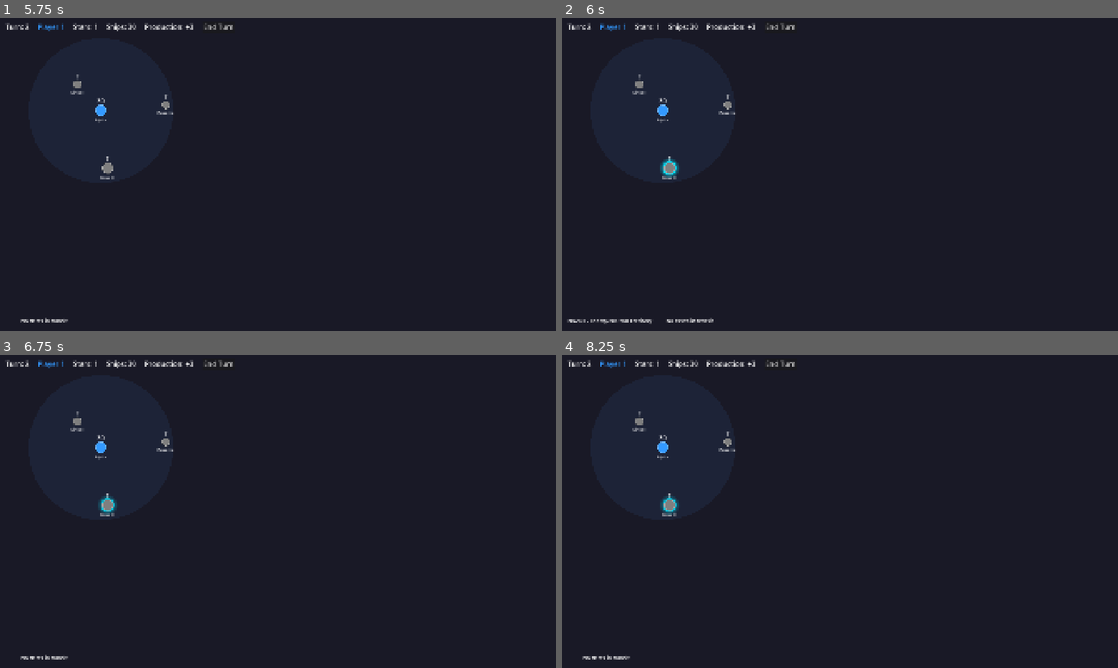
Above: before the commit, frames 1-4 (two rows, left to right).
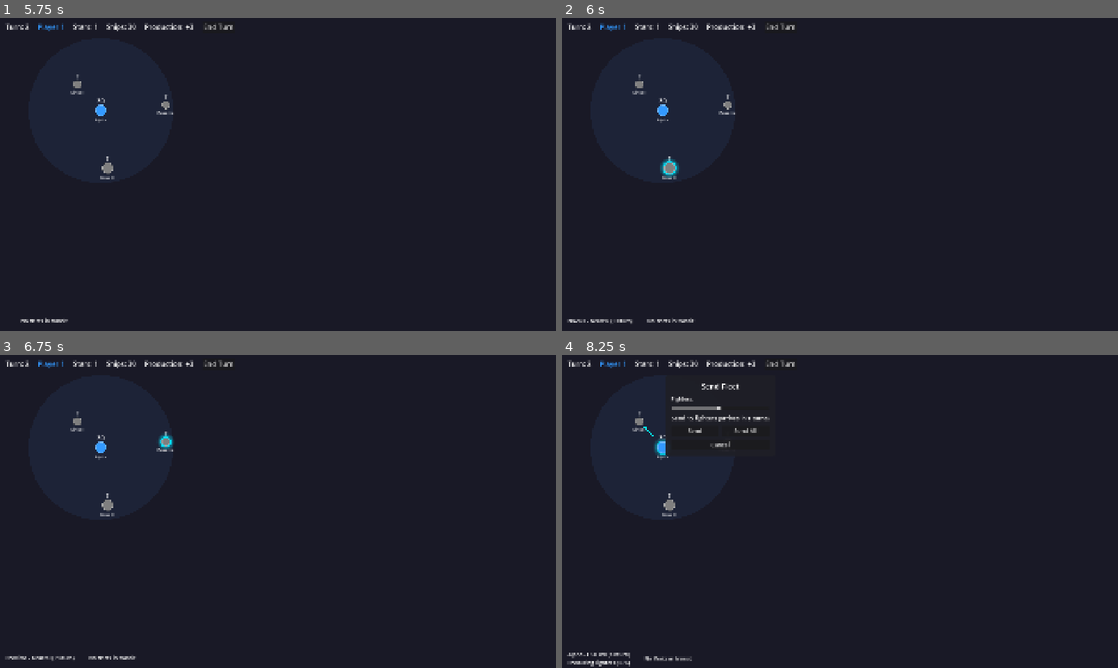
Above: after the commit, the same moments.

Repository: chrbayer/wrs
Game: Godot game, scene res://scenes/main.tscn
Two runs of this game, one before a commit and one after it. Both use one fixed random seed, a clock stepped at 60 frames per second and the inputs below.
Inputs (mouse positions are in pixels of both pictures, inside the frame that each line leads up to):
- Up to frame 1 (5.75 s): click "Start Game" at 0.5 s; click "Continue" at 1.25 s; click "End Turn" at 2 s; click "Continue" at 2.75 s; click "End Turn" at 3.5 s; click "End Turn" at 4.25 s; click "Continue" at 5 s
- Up to frame 2 (6 s): tap Enter at 5.75 s; move the mouse to (667, 168) at 5.77 s; click (667, 168) at 5.92 s
- Up to frame 3 (6.75 s): tap Space at 6.5 s; move the mouse to (166, 442) at 6.52 s; click (166, 442) at 6.67 s
- Up to frame 4 (8.25 s): tap Enter at 7.25 s; move the mouse to (662, 448) at 7.27 s; click (662, 448) at 7.42 s; tap Space at 8 s; move the mouse to (639, 420) at 8.02 s; click (639, 420) at 8.17 s

Frame 1 is identical in both runs. In frame 2, 0.2% of the frame differs, in the area x 5-28%, y 95-98%; in frame 3, 0.4%; in frame 4, 1.1%, in the area x 0-38%, y 9-100%.

Commit message:
Improve UX: double-click, ESC, dynamic panels, combat intel memory
- Action panel requires double-click (single click selects only) (UI-20a)
- ESC closes topmost dialog (UI-29)
- Send/report panels resize dynamically to fit content
- Non-owned systems show production rate when selected
- Combat intel (ship/battery counts) remembered and shown in parentheses
  on non-owned systems after combat (FUT-16a, UI-24a)
- Combat reports show battery status before/after (C-13a)
- Update FUT evaluation doc: fix Max Batteries 3→5, mark open items
  as resolved, add combat intel section

Co-Authored-By: Claude Opus 4.6 <noreply@anthropic.com>

Diff:
--- a/scenes/main.tscn
+++ b/scenes/main.tscn
@@ -80,7 +80,7 @@
 
 [node name="SendPanel" type="Panel" parent="HUD"]
 visible = false
-custom_minimum_size = Vector2(340, 320)
+custom_minimum_size = Vector2(380, 200)
 theme_override_styles/panel = SubResource("StyleBoxFlat_dialog")
 
 [node name="VBox" type="VBoxContainer" parent="HUD/SendPanel"]
@@ -256,7 +256,7 @@
 
 [node name="CombatReportScreen" type="Panel" parent="HUD"]
 visible = false
-custom_minimum_size = Vector2(500, 520)
+custom_minimum_size = Vector2(450, 300)
 theme_override_styles/panel = SubResource("StyleBoxFlat_dialog")
 
 [node name="VBox" type="VBoxContainer" parent="HUD/CombatReportScreen"]
--- a/scripts/main.gd
+++ b/scripts/main.gd
@@ -93,7 +93,7 @@
 var current_report_index: int = 0
 var combat_report_system: StarSystem = null
 
-# Fog of war memory (player_id -> {system_id -> {owner_id, fighter_count, has_batteries}})
+# Fog of war memory (player_id -> {system_id -> {owner_id, fighter_count, bomber_count, battery_count, has_batteries}})
 var system_memory: Dictionary = {}
 
 # Cached visibility overlay texture
@@ -259,6 +259,7 @@
 
 		# Connect signals
 		system.system_clicked.connect(_on_system_clicked)
+		system.system_double_clicked.connect(_on_system_double_clicked)
 		system.system_hover_started.connect(_on_system_hover_started)
 		system.system_hover_ended.connect(_on_system_hover_ended)
 
@@ -298,14 +299,26 @@
 			system.update_visuals()
 			if system.owner_id == current_player:
 				system.show_fighter_count()
+				system_memory[current_player][system.system_id] = {
+					"owner_id": system.owner_id,
+					"fighter_count": system.fighter_count,
+					"bomber_count": system.bomber_count,
+					"battery_count": system.battery_count,
+					"has_batteries": system.battery_count > 0
+				}
 			else:
-				system.show_hidden_info()
-			# Update memory for this system
-			system_memory[current_player][system.system_id] = {
-				"owner_id": system.owner_id,
-				"fighter_count": system.fighter_count if system.owner_id == current_player else "?",
-				"has_batteries": system.battery_count > 0
-			}
+				# Preserve known ship/battery counts from combat intel
+				var existing = system_memory[current_player].get(system.system_id, {})
+				var owner_changed = existing.get("owner_id", -2) != system.owner_id
+				system_memory[current_player][system.system_id] = {
+					"owner_id": system.owner_id,
+					"fighter_count": "?" if owner_changed else existing.get("fighter_count", "?"),
+					"bomber_count": 0 if owner_changed else existing.get("bomber_count", 0),
+					"battery_count": -1 if owner_changed else existing.get("battery_count", -1),
+					"has_batteries": system.battery_count > 0
+				}
+				var mem = system_memory[current_player][system.system_id]
+				system.show_hidden_info(mem)
 		else:
 			# Check if we have memory of this system
 			var player_memory = system_memory[current_player]
@@ -420,13 +433,14 @@
 	if game_ended or transition_screen.visible or combat_report_screen.visible:
 		return
 
-	# If we have a source selected and click a different system, that's the target
+	# If we have an owned source selected and click a different system, send fleet
 	if selected_system and selected_system != system:
 		if selected_system.owner_id == current_player and selected_system.get_total_ships() > 0:
 			_start_send_fleet(selected_system, system)
-		return
-
-	# Toggle selection
+			return
+		# Non-owned system selected: fall through to select new system
+
+	# Toggle selection on same system
 	if selected_system == system:
 		system.set_selected(false)
 		selected_system = null
@@ -434,19 +448,71 @@
 		action_panel.visible = false
 		show_fleet_arrow = false
 		queue_redraw()
+		system_info_label.text = ""
+		return
+
+	# Select new system (single click: info only, no action panel)
+	if selected_system:
+		selected_system.set_selected(false)
+	selected_system = system
+	system.set_selected(true)
+	send_panel.visible = false
+	action_panel.visible = false
+	show_fleet_arrow = false
+	queue_redraw()
+
+	_show_system_info(system)
+
+
+func _on_system_double_clicked(system: StarSystem) -> void:
+	if game_ended or transition_screen.visible or combat_report_screen.visible:
+		return
+
+	if system.owner_id != current_player:
+		return
+
+	# Ensure system is selected (first click of double-click may have toggled)
+	if selected_system and selected_system != system:
+		selected_system.set_selected(false)
+	selected_system = system
+	system.set_selected(true)
+	_show_owned_system_info(system)
+	_show_action_panel(system)
+
+
+func _show_system_info(system: StarSystem) -> void:
+	if system.owner_id == current_player:
+		_show_owned_system_info(system)
 	else:
-		if selected_system:
-			selected_system.set_selected(false)
-		selected_system = system
-		system.set_selected(true)
-
-		# Show system info
-		if system.owner_id == current_player:
-			_show_owned_system_info(system)
-			_show_action_panel(system)
+		var select_info: String
+		if system.owner_id < 0:
+			select_info = "%s - Neutral (+%d/turn)" % [system.system_name, system.production_rate]
 		else:
-			system_info_label.text = "%s - Enemy/Neutral Territory" % system.system_name
-			action_panel.visible = false
+			select_info = "%s - %s (+%d/turn)" % [system.system_name, players[system.owner_id].player_name, system.production_rate]
+		var memory = system_memory[current_player].get(system.system_id, {})
+		select_info += _format_intel_text(memory, system)
+		system_info_label.text = select_info
+
+
+## Format combat intel for info text (hover and selection)
+func _format_intel_text(memory: Dictionary, system: StarSystem) -> String:
+	var text = ""
+	var known_fighters = memory.get("fighter_count", "?")
+	var known_bombers = memory.get("bomber_count", 0)
+	var known_batteries = memory.get("battery_count", -1)
+
+	if known_fighters != "?":
+		if known_bombers > 0:
+			text += " (%d F / %d B)" % [known_fighters, known_bombers]
+		else:
+			text += " (%d F)" % known_fighters
+
+	if known_batteries >= 0:
+		text += " [(%d) bat.]" % known_batteries
+	elif system.battery_count > 0:
+		text += " [batteries]"
+
+	return text
 
 
 func _show_owned_system_info(system: StarSystem) -> void:
@@ -545,6 +611,17 @@
 		_show_action_panel(selected_system)
 
 
+func _unhandled_input(event: InputEvent) -> void:
+	if event.is_action_pressed("ui_cancel"):
+		if combat_report_screen.visible:
+			_on_close_report_pressed()
+		elif send_panel.visible:
+			_on_send_cancelled()
+		elif action_panel.visible:
+			_on_action_close_pressed()
+		get_viewport().set_input_as_handled()
+
+
 func _on_action_close_pressed() -> void:
 	action_panel.visible = false
 
@@ -559,9 +636,10 @@
 		return
 
 	var info_text: String
+	var memory = system_memory[current_player].get(system.system_id, {})
+
 	if system.is_remembered:
 		# Show remembered (outdated) info
-		var memory = system_memory[current_player].get(system.system_id, {})
 		var owner_name = "Unknown"
 		if memory.has("owner_id"):
 			if memory["owner_id"] < 0:
@@ -569,20 +647,17 @@
 			else:
 				owner_name = players[memory["owner_id"]].player_name
 		info_text = "%s - %s (last seen)" % [system.system_name, owner_name]
-		if memory.get("has_batteries", false):
-			info_text += " [batteries]"
 	elif system.owner_id < 0:
 		info_text = "%s - Neutral (+%d/turn)" % [
 			system.system_name, system.production_rate
 		]
-		if system.battery_count > 0:
-			info_text += " [batteries]"
 	else:
 		info_text = "%s - %s (+%d/turn)" % [
 			system.system_name, players[system.owner_id].player_name, system.production_rate
 		]
-		if system.battery_count > 0:
-			info_text += " [batteries]"
+
+	# Show known combat intel
+	info_text += _format_intel_text(memory, system)
 
 	# Show travel time if another system is selected
 	if selected_system and selected_system != system:
@@ -637,6 +712,14 @@
 
 
 func _position_send_panel() -> void:
+	# Resize panel to fit content
+	var vbox = send_panel.get_node("VBox")
+	var padding = Vector2(40, 40)  # 20px on each side
+	var needed_size = vbox.get_combined_minimum_size() + padding
+	needed_size.x = max(needed_size.x, send_panel.custom_minimum_size.x)
+	needed_size.y = max(needed_size.y, send_panel.custom_minimum_size.y)
+	send_panel.size = needed_size
+
 	var viewport_size = get_viewport().get_visible_rect().size
 	var panel_size = send_panel.size
 	var margin = 20.0
@@ -763,7 +846,7 @@
 	queue_redraw()
 	_update_ui()
 
-	# Deselect system if all ships were sent
+	# Deselect system if all ships were sent, otherwise update info
 	if selected_system and selected_system.get_total_ships() == 0:
 		selected_system.set_selected(false)
 		selected_system = null
@@ -771,7 +854,6 @@
 		system_info_label.text = ""
 	elif selected_system:
 		_show_owned_system_info(selected_system)
-		_show_action_panel(selected_system)
 
 
 func _on_send_cancelled() -> void:
@@ -834,9 +916,11 @@
 		report_data["attacker_bombers"]
 	]
 
-	if report_data["battery_kills"] > 0:
+	if report_data["batteries_before"] > 0 or report_data["battery_kills"] > 0:
 		report_text += "BATTERIES\n"
-		report_text += "Destroyed %d attackers\n\n" % report_data["battery_kills"]
+		if report_data["battery_kills"] > 0:
+			report_text += "Destroyed %d attackers\n" % report_data["battery_kills"]
+		report_text += "%d → %d batteries\n\n" % [report_data["batteries_before"], report_data["batteries_after"]]
 
 	report_text += "BATTLE\n"
 	report_text += "Attacker losses: %d F / %d B\n" % [
@@ -882,6 +966,14 @@
 	if not combat_report_system:
 		return
 
+	# Resize panel to fit content
+	var vbox = combat_report_screen.get_node("VBox")
+	var padding = Vector2(50, 40)  # 25px left/right, 20px top/bottom
+	var needed_size = vbox.get_combined_minimum_size() + padding
+	needed_size.x = max(needed_size.x, combat_report_screen.custom_minimum_size.x)
+	needed_size.y = max(needed_size.y, combat_report_screen.custom_minimum_size.y)
+	combat_report_screen.size = needed_size
+
 	var viewport_size = get_viewport().get_visible_rect().size
 	var panel_size = combat_report_screen.size
 	var margin = 20.0
@@ -977,6 +1069,7 @@
 		var old_owner = system.owner_id
 		var old_fighters = system.fighter_count
 		var old_bombers = system.bomber_count
+		var old_batteries = system.battery_count
 
 		var merged = Combat.merge_fleets_by_owner(fleets_here)
 		var result = Combat.resolve_system_combat(system, merged)
@@ -1031,6 +1124,8 @@
 				"remaining_fighters": result["remaining_fighters"],
 				"remaining_bombers": result["remaining_bombers"],
 				"battery_kills": result["battery_kills"],
+				"batteries_before": old_batteries,
+				"batteries_after": system.battery_count,
 				"production_damage": result["production_damage"],
 				"conquest_occurred": result["conquest_occurred"]
 			}
@@ -1048,6 +1143,17 @@
 					pending_combat_reports[player_id] = []
 				pending_combat_reports[player_id].append(report_data)
 
+				# Update combat intel in memory (players learn post-combat state)
+				if not system_memory.has(player_id):
+					system_memory[player_id] = {}
+				system_memory[player_id][system_id] = {
+					"owner_id": system.owner_id,
+					"fighter_count": system.fighter_count,
+					"bomber_count": system.bomber_count,
+					"battery_count": system.battery_count,
+					"has_batteries": system.battery_count > 0
+				}
+
 
 func _get_owner_name(owner_id: int) -> String:
 	if owner_id < 0:
--- a/scripts/star_system.gd
+++ b/scripts/star_system.gd
@@ -4,6 +4,7 @@
 ## Represents a star system that can be owned by players
 
 signal system_clicked(system: StarSystem)
+signal system_double_clicked(system: StarSystem)
 signal system_hover_started(system: StarSystem)
 signal system_hover_ended(system: StarSystem)
 
@@ -196,13 +197,10 @@
 
 
 ## Show hidden info for fog of war (visible but not owned)
-func show_hidden_info() -> void:
+func show_hidden_info(memory: Dictionary = {}) -> void:
 	is_remembered = false
 	if label:
-		var text = "?"
-		# Show battery presence (but not count) to non-owners
-		if battery_count > 0:
-			text += " [?]"
+		var text = _format_intel(memory, false)
 		label.text = text
 
 
@@ -211,14 +209,37 @@
 	visible = true
 	is_remembered = true
 	if label:
-		var text = "(%s)" % memory.get("fighter_count", "?")
-		if memory.get("has_batteries", false):
-			text += " [?]"
-		label.text = text
+		label.text = _format_intel(memory, true)
 		label.add_theme_color_override("font_color", Color(0.5, 0.5, 0.5))
 	if name_label:
 		name_label.add_theme_color_override("font_color", Color(0.5, 0.5, 0.5))
 	_update_circle_visuals()
+
+
+## Format ship/battery intel from memory for display
+func _format_intel(memory: Dictionary, is_memory: bool) -> String:
+	var known_fighters = memory.get("fighter_count", "?")
+	var known_bombers = memory.get("bomber_count", 0)
+	var known_batteries = memory.get("battery_count", -1)
+	var has_batteries_flag = memory.get("has_batteries", battery_count > 0)
+
+	var text = ""
+	if known_fighters != "?":
+		# Known counts from combat intel — show in parentheses
+		if known_bombers > 0:
+			text = "(%d/%d)" % [known_fighters, known_bombers]
+		else:
+			text = "(%d)" % known_fighters
+	else:
+		text = "?"
+
+	# Battery display
+	if known_batteries >= 0:
+		text += " [(%d)]" % known_batteries
+	elif has_batteries_flag:
+		text += " [?]"
+
+	return text
 
 
 ## Show actual fighter/bomber count
@@ -384,7 +405,10 @@
 func _on_area_2d_input_event(_viewport: Node, event: InputEvent, _shape_idx: int) -> void:
 	if event is InputEventMouseButton:
 		if event.button_index == MOUSE_BUTTON_LEFT and event.pressed:
-			system_clicked.emit(self)
+			if event.double_click:
+				system_double_clicked.emit(self)
+			else:
+				system_clicked.emit(self)
 
 
 func _on_area_2d_mouse_entered() -> void:
Not shown, changed: FUT-07-14-BEWERTUNG.md
Not shown, changed: REQUIREMENTS.md
